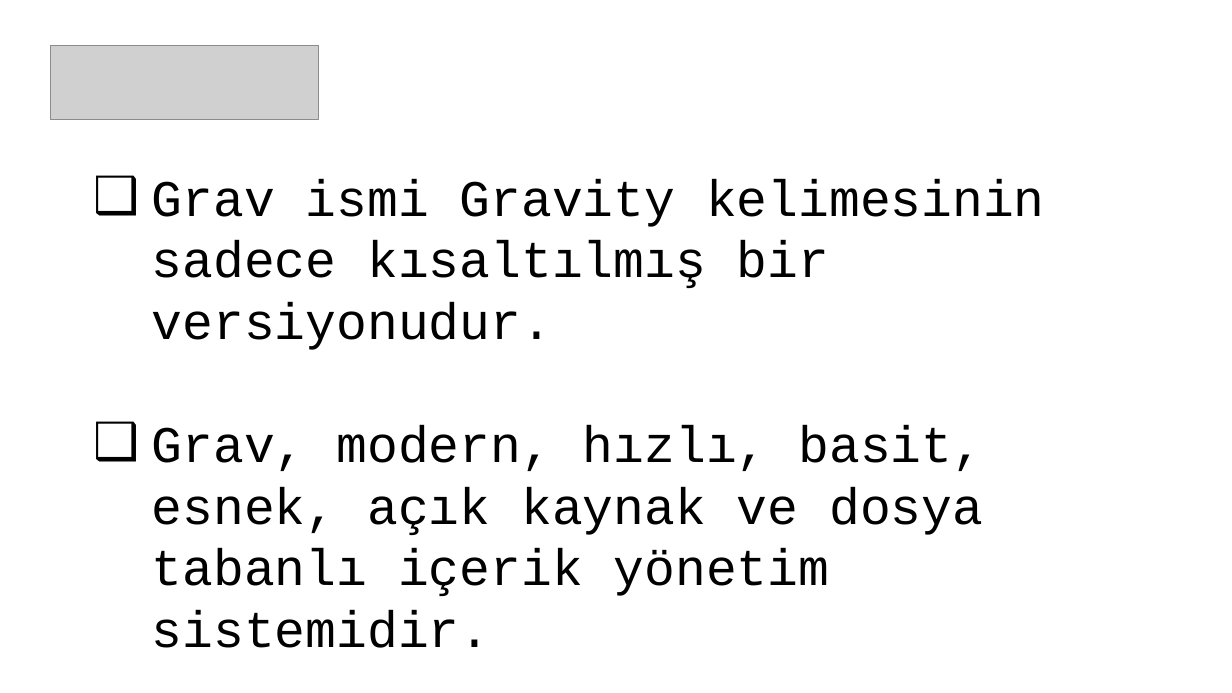
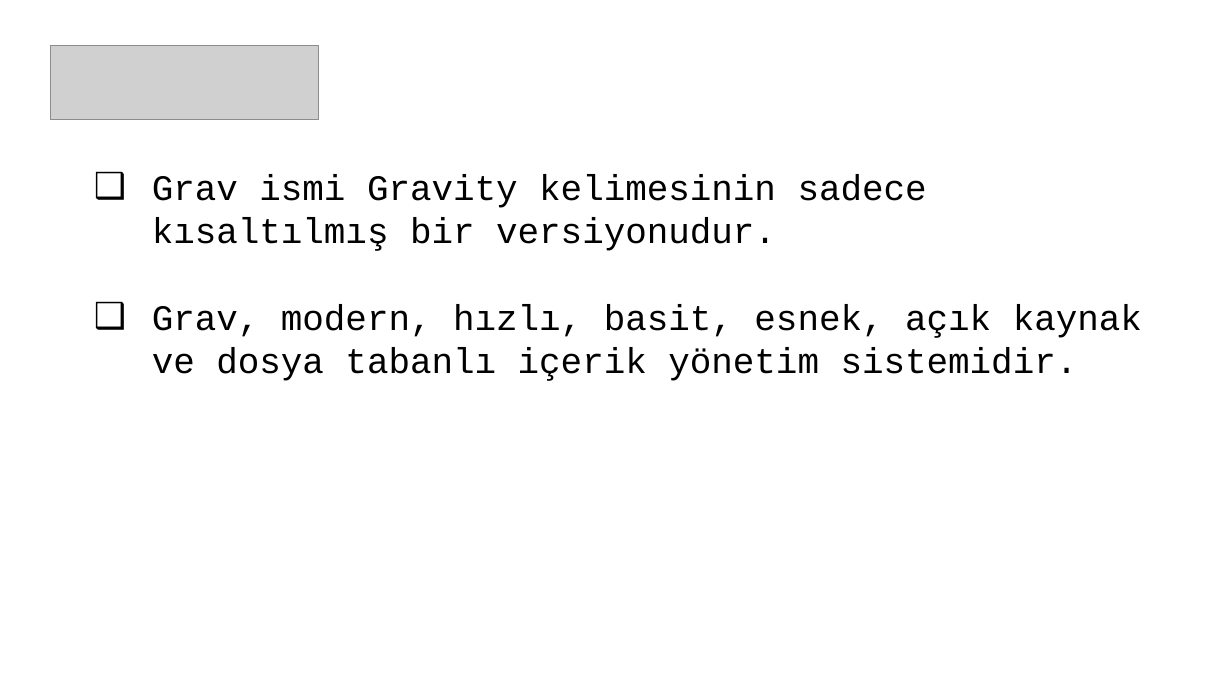
Before and after one commit to smcn/grav, a slide deck: slide 2 of Grav.pptx. Drawn at 1232x693 pixels with LibreOffice and Linux fonts; fonts in the diff are those of the drawing; grey boxes stand for pictures; background and template pictures are left out. Boxes give left, top, right and bottom in pixels: in the first picture for what was removed or moved away, otherwise in the second. Text is boxed around its words. In the diff, an @@ line names an element or a change of style, - is before the commit and + after.

```diff
--- a/Grav.pptx
+++ b/Grav.pptx
@@ text "Grav ismi Gravity kelimesinin sadece ..." at (152,175,1142,381): size 40 to 28 pt @@
```
Also in this commit, not shown: 3 other slides changed, 1 slide added.
